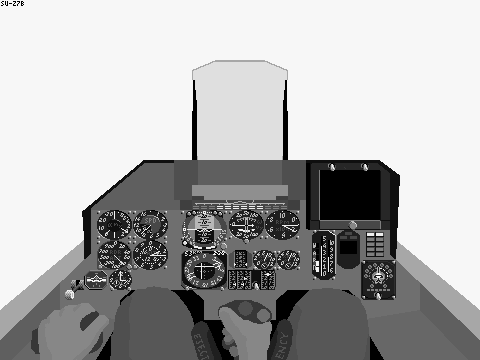
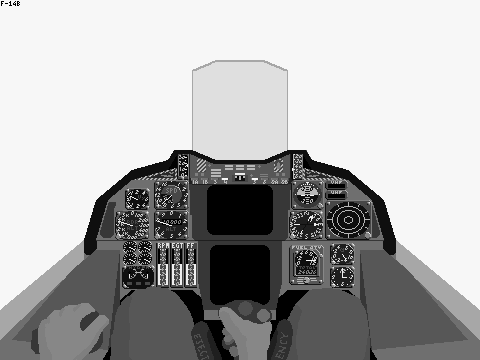
Two versions of the same layered image (480 × 360). Layer-by-layer changes:
hid "Su27_Hood" over <box>1,160,479,340</box>
hid "Su27_Frgr" over <box>65,164,388,300</box>
hid "Su27_Bkgr" over <box>71,62,396,300</box>
hid "Su27_Frame" over <box>0,1,480,360</box>
showed "F14_Hood" over <box>84,62,396,255</box>
showed "F14_Frgr", painted on it over <box>118,160,347,285</box>
showed "F14_Bkgr", painted on it over <box>96,151,384,310</box>
showed "F14_Frame", painted on it over <box>0,1,480,360</box>
